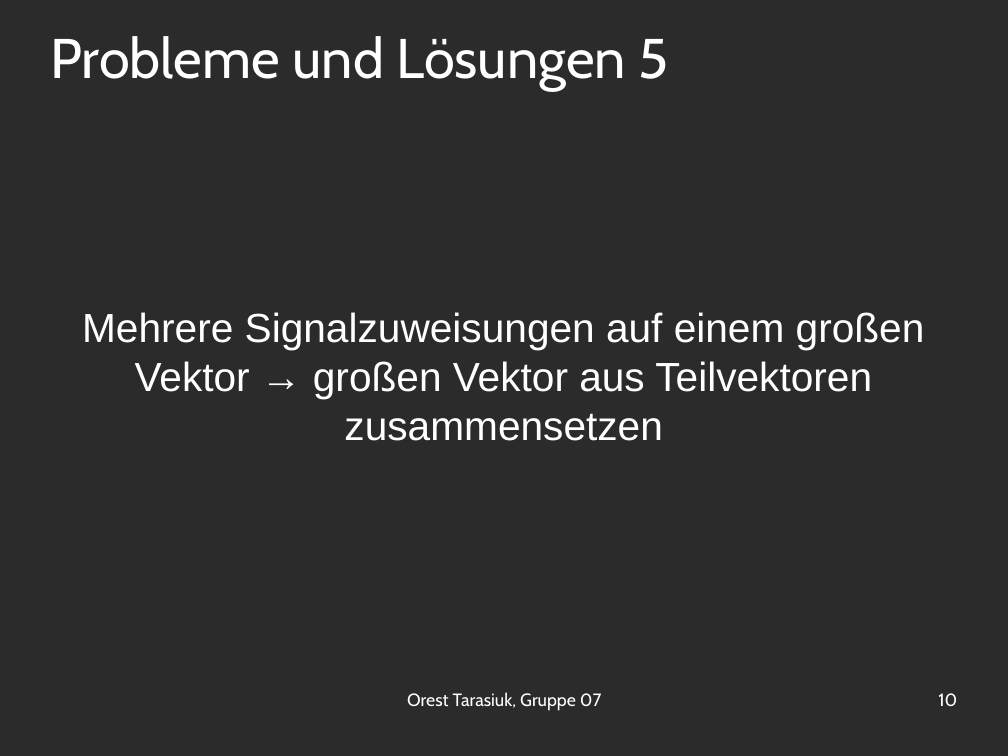
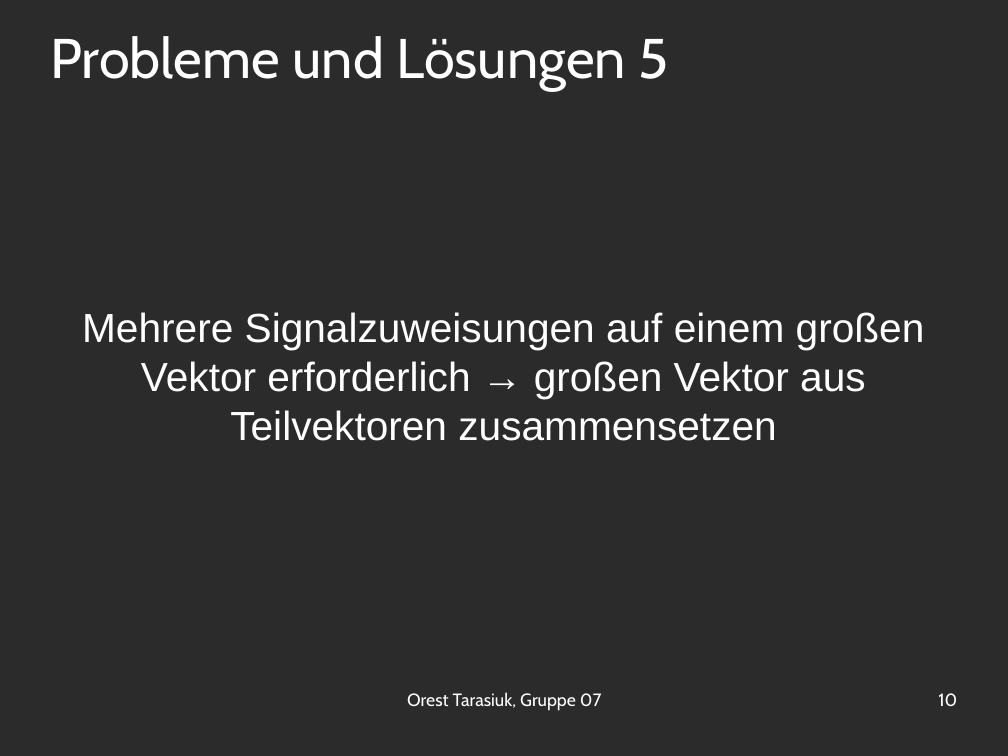
Before and after one commit to OrestTa/etip, a slide deck: slide 10 of Projekt1/Protokolle/verlauf1.odp. Drawn at 1008x756 pixels with LibreOffice and Linux fonts; fonts in the diff are those of the drawing; background and template pictures are left out; a plain dark background stands for a picture behind light text. Boxes give left, top, right and bottom in pixels: in the first picture for what was removed or moved away, otherwise in the second. Text is boxed around its words. In the diff, an @@ line names an element or a change of style, - is before the commit and + after.

```diff
--- a/Projekt1/Protokolle/verlauf1.odp
+++ b/Projekt1/Protokolle/verlauf1.odp
@@ subtitle at bbox=[82, 312, 925, 441]: text changed @@
-Mehrere Signalzuweisungen auf einem großen Vektor → großen Vektor aus Teilvektoren zusammensetzen
+Mehrere Signalzuweisungen auf einem großen Vektor erforderlich → großen Vektor aus Teilvektoren zusammensetzen
```
Also in this commit, not shown: 4 other slides changed.
